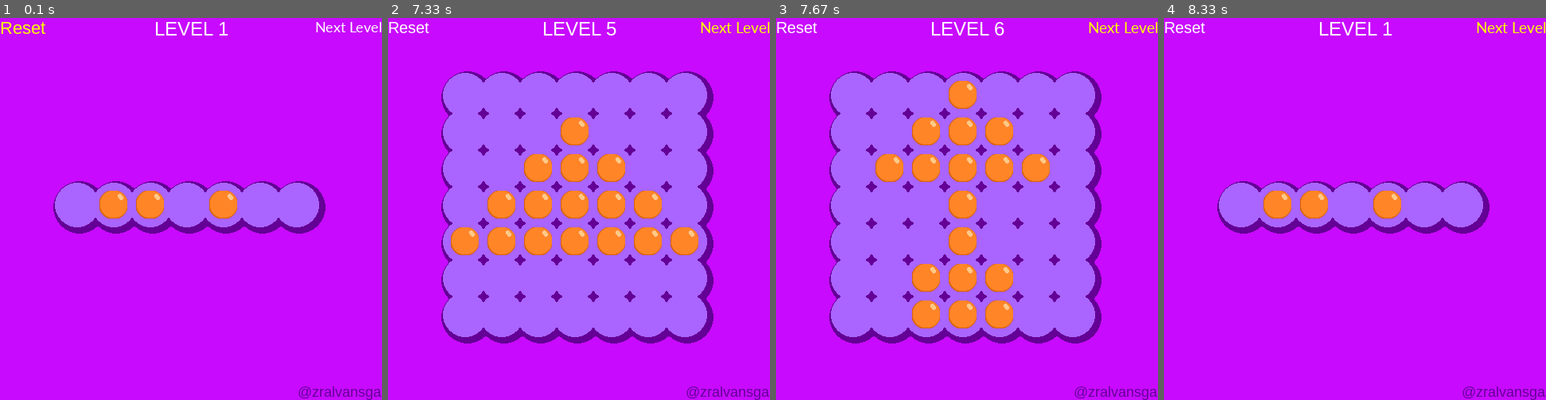
Above: before the commit, frames 1-4 (left to right).
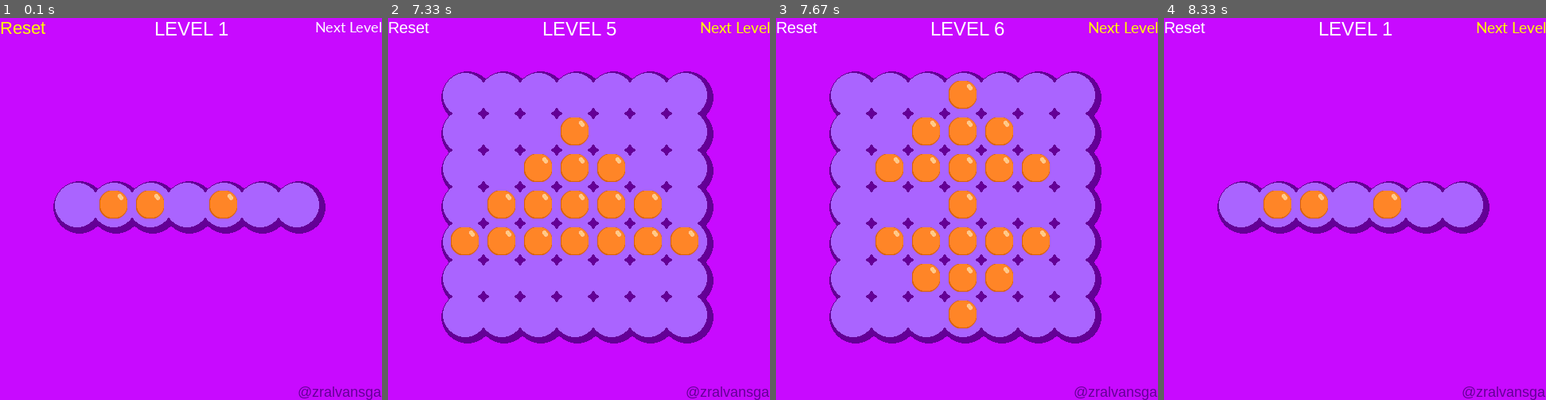
Above: after the commit, the same moments.

Repository: alvansga/my-py-game
Game: pygame game, started from Marbles/main.py
Two runs of this game, one before a commit and one after it. Both use one fixed random seed, a clock stepped at 60 frames per second and the inputs below.
Inputs (mouse positions are in pixels of both pictures, inside the frame that each line leads up to):
- Up to frame 1 (0.1 s): no input
- Up to frame 2 (7.33 s): click "Next Level" at 0.38 s; press the mouse at (533, 182) at 0.7 s; move the mouse to (605, 124) at 0.8 s; release the mouse at (678, 67) at 0.93 s; click "Next Level" at 1.05 s; press the mouse at (575, 132) at 1.37 s; move the mouse to (521, 132) at 1.47 s; release the mouse at (468, 132) at 1.6 s; click "Reset" at 1.72 s; press the mouse at (536, 166) at 2.03 s; move the mouse to (556, 254) at 2.13 s; release the mouse at (571, 342) at 2.27 s; press the mouse at (502, 277) at 2.93 s; move the mouse to (540, 243) at 3.03 s; release the mouse at (579, 205) at 3.17 s; press the mouse at (575, 277) at 3.27 s; move the mouse to (609, 247) at 3.37 s; release the mouse at (647, 212) at 3.5 s; press the mouse at (536, 94) at 3.6 s; move the mouse to (544, 163) at 3.7 s; release the mouse at (556, 235) at 3.83 s; click (601, 163) at 3.95 s; press the mouse at (613, 243) at 4.27 s; move the mouse to (624, 209) at 4.37 s; release the mouse at (636, 178) at 4.5 s; press the mouse at (575, 94) at 4.6 s; move the mouse to (594, 147) at 4.7 s; release the mouse at (613, 205) at 4.83 s; press the mouse at (502, 205) at 4.93 s; move the mouse to (510, 209) at 5.03 s; release the mouse at (517, 212) at 5.17 s; click (529, 209) at 5.28 s; press the mouse at (575, 94) at 5.6 s; move the mouse to (529, 147) at 5.7 s; release the mouse at (483, 201) at 5.83 s; click (540, 182) at 5.95 s; press the mouse at (502, 166) at 6.27 s; move the mouse to (582, 235) at 6.37 s; release the mouse at (663, 304) at 6.5 s; click (502, 205) at 6.62 s; press the mouse at (735, 25) at 6.93 s; move the mouse to (716, 98) at 7.03 s; release the mouse at (697, 170) at 7.17 s; press the mouse at (735, 25) at 7.27 s
- Up to frame 3 (7.67 s): move the mouse to (1024, 166) at 7.37 s; release the mouse at (924, 308) at 7.5 s; press the mouse at (1123, 25) at 7.6 s
- Up to frame 4 (8.33 s): move the mouse to (1500, 98) at 7.7 s; release the mouse at (1488, 170) at 7.83 s; press the mouse at (1511, 25) at 7.93 s; move the mouse to (1393, 178) at 8.03 s; release the mouse at (1274, 331) at 8.17 s; press the mouse at (1511, 25) at 8.27 s

Frames 1-2 are identical in both runs. In frame 3, 2.8% of the frame differs, in the area x 26-72%, y 54-82%; in frame 4, nothing differs.

Commit message:
add skorboard, minimum pygame, requirement package
Signed-off-by: ezra <ezra.alvansga@polytron.co.id>

Diff:
--- a/Marbles/main.py
+++ b/Marbles/main.py
@@ -337,9 +337,9 @@
                 "--***--",
                 "-*****-",
                 "---*---",
-                "---*---",
-                "--***--",
-                "--***--"]
+                "-*****-",
+                "--***--",
+                "---*---"]
     elif level == 7:
         pola = ["--***--",
                 "--***--",
--- /dev/null
+++ b/Skorboard/log.txt
@@ -0,0 +1,5 @@
+just for linux
+
+apt install python3-pygame python3-evdev
+
+there are problems when installing package from pip
--- /dev/null
+++ b/Skorboard/main.py
@@ -0,0 +1,60 @@
+# import the pygame module, so you can use it
+import pygame
+import evdev
+
+dev = evdev.InputDevice('/dev/input/event3')
+# define a main function
+def main():
+
+    # initialize the pygame module
+    pygame.init()
+    # load and set the logo
+    logo = pygame.image.load("logo32x32.png")
+    pygame.display.set_icon(logo)
+    pygame.display.set_caption("minimal program")
+
+    # create a surface on screen that has the size of 240 x 180
+    screen = pygame.display.set_mode((1366,768), pygame.FULLSCREEN)
+
+    # define a variable to control the main loop
+    running = True
+
+    # main loop
+    while running:
+        # event handling, gets all event from the event queue
+        for event in pygame.event.get():
+            # only do something if the event is of type QUIT
+            if event.type == pygame.QUIT:
+                # change the value to False, to exit the main loop
+                running = False
+
+        for event in dev.read_loop():
+        #	print(evdev.categorize(event))
+            if hex(event.value) == "0x0":
+                continue
+            elif hex(event.value) == "0x800b":
+                screen.fill((255,255,255))
+                pygame.display.flip()
+            elif hex(event.value) == "0x800c":
+                screen.fill((128,0,0))
+                pygame.display.flip()
+            elif hex(event.value) == "0x800d":
+                screen.fill((0,128,0))
+                pygame.display.flip()
+            elif hex(event.value) == "0x800e":
+                screen.fill((0,0,128))
+                pygame.display.flip()
+            elif hex(event.value) == "0x800f":
+                screen.fill((128,0,128))
+                pygame.display.flip()
+
+            #print("\nCode:",hex(event.value))
+            #print("---------------")
+            pass
+
+
+# run the main function only if this module is executed as the main script
+# (if you import this as a module then nothing is executed)
+if __name__=="__main__":
+    # call the main function
+    main()
--- /dev/null
+++ b/minimum.py
@@ -0,0 +1,34 @@
+# import the pygame module, so you can use it
+import pygame
+
+# define a main function
+def main():
+
+    # initialize the pygame module
+    pygame.init()
+    # load and set the logo
+    logo = pygame.image.load("logo32x32.png")
+    pygame.display.set_icon(logo)
+    pygame.display.set_caption("minimal program")
+
+    # create a surface on screen that has the size of 240 x 180
+    screen = pygame.display.set_mode((240,180))
+
+    # define a variable to control the main loop
+    running = True
+
+    # main loop
+    while running:
+        # event handling, gets all event from the event queue
+        for event in pygame.event.get():
+            # only do something if the event is of type QUIT
+            if event.type == pygame.QUIT:
+                # change the value to False, to exit the main loop
+                running = False
+
+
+# run the main function only if this module is executed as the main script
+# (if you import this as a module then nothing is executed)
+if __name__=="__main__":
+    # call the main function
+    main()
--- /dev/null
+++ b/test_ir.py
@@ -0,0 +1,40 @@
+import evdev
+from time import sleep
+
+KEY_MENU = "0x800b"
+
+#def get_ir_device():
+#    devices = [evdev.InputDevice(path) for path in evdev.list_devices()]
+#    for device in devices:
+#        if (device.name == "gpio_ir_recv"):
+#            print("Using device", device.path, "\n")
+#            return device
+#    print("No device found!")
+
+#dev = get_ir_device()
+
+#while(True):
+#    event = dev.read_one()
+#    if (event):
+#        print("Received commands", event.value)
+#        break
+
+
+print("Starting...")
+
+dev = evdev.InputDevice('/dev/input/event3')
+print("Device: ",dev)
+
+print(dev.capabilities(verbose=True))
+
+for event in dev.read_loop():
+#	print(evdev.categorize(event))
+	if hex(event.value) == KEY_MENU:
+		print("\npress MENU")
+	elif hex(event.value) == "0x0":
+		continue
+	print("\nCode:",hex(event.value))
+	print("---------------")
+#	sleep(1)
+#	print("ready...")
+#	print(event.type)
Binary file added: Skorboard/logo32x32.png
Binary file added: requirements.txt
